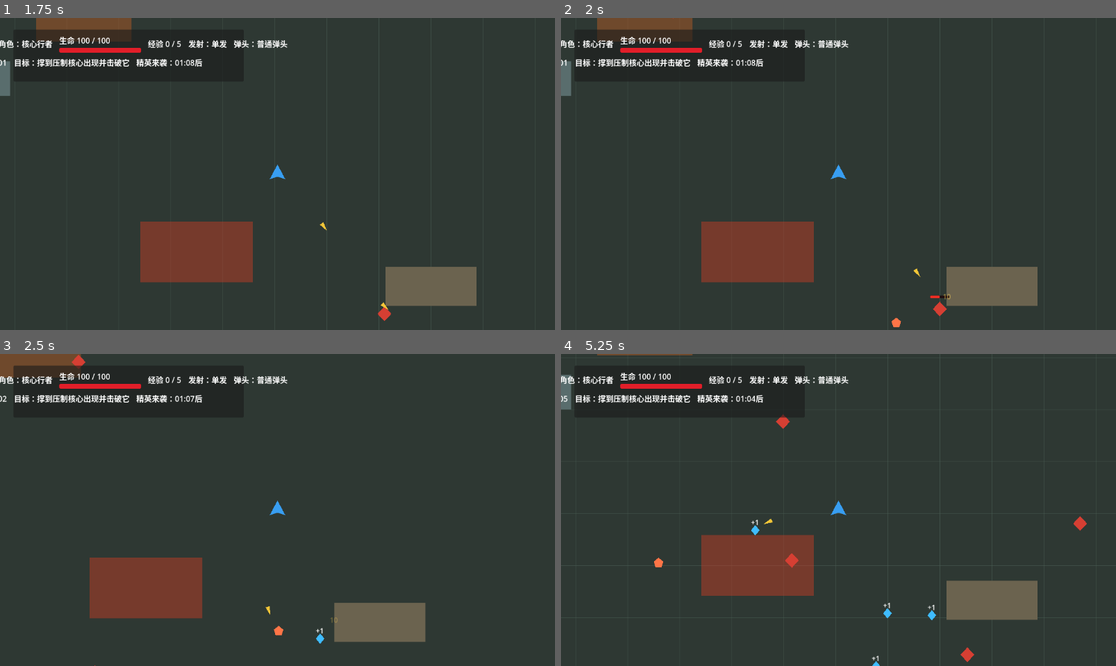
Above: before the commit, frames 1-4 (two rows, left to right).
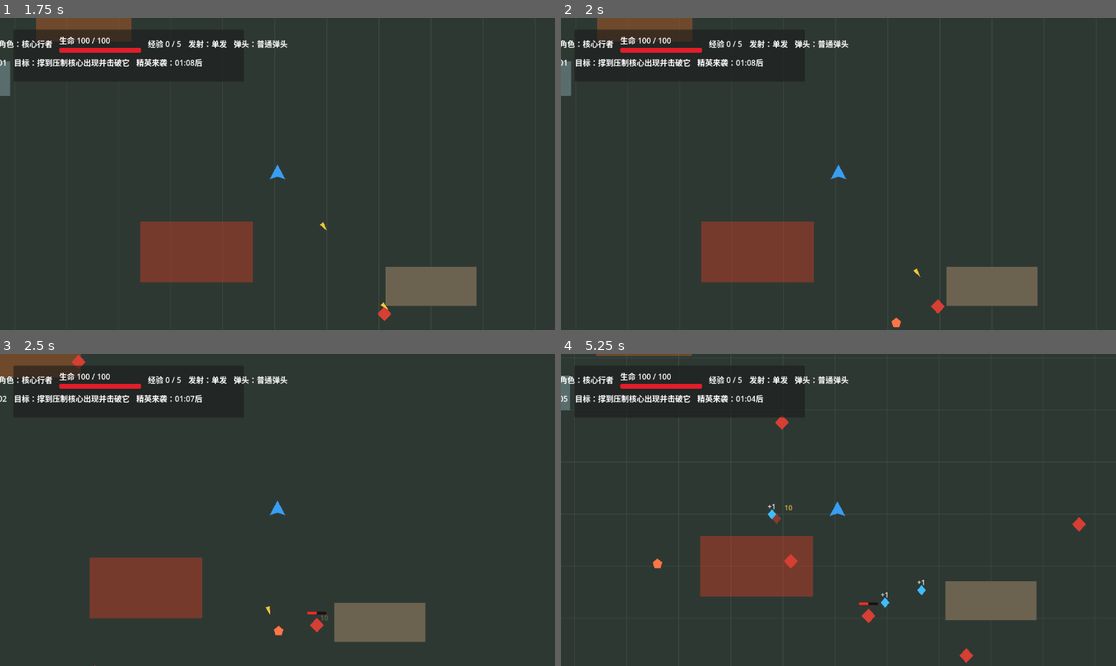
Above: after the commit, the same moments.

Repository: mjjt640/godot-ai
Game: Godot game, scene res://scenes/main/game_root.tscn
Same seed, same stepped clock (60 frames per second), same inputs: the game is played once before the commit and once after it.
Inputs (mouse positions are in pixels of both pictures, inside the frame that each line leads up to):
- Up to frame 1 (1.75 s): tap Enter at 0.5 s; move the mouse to (399, 158) at 0.52 s; hold D (move_right) 0.53-1.25 s; click (399, 158) at 0.67 s; drag from (166, 189) to (194, 252) at 1.27 s
- Up to frame 2 (2 s): no input
- Up to frame 3 (2.5 s): move the mouse to (333, 441) at 2.02 s; hold D (move_right) from 2.03 s (still down)
- Up to frame 4 (5.25 s): release D (move_right) at 2.75 s; drag from (810, 572) to (566, 354) at 2.77 s; move the mouse to (1005, 556) at 3.52 s; hold A (move_left) 3.53-4.25 s; drag from (672, 463) to (932, 637) at 4.27 s; move the mouse to (866, 510) at 5.02 s; hold S (move_down) from 5.03 s (still down); click (866, 510) at 5.17 s

Frame 1 is identical in both runs. In frame 2, less than 0.1% of the frame differs, in the area x 66-71%, y 88-96%; in frame 3, 0.2%; in frame 4, 1.0%, in the area x 0-97%, y 0-100%.

Commit message:
fix: game 优化寻路与弹体碰撞参数

Diff:
--- a/godot project/resources/weapons/base_weapon_data.gd
+++ b/godot project/resources/weapons/base_weapon_data.gd
@@ -10,5 +10,7 @@
 @export var projectile_speed: float = 520.0
 @export var projectile_lifetime: float = 1.6
 @export var projectile_size: float = 1.0
+@export var attack_range: float = 780.0
+@export var can_pierce_world: bool = false
 @export var explosion_damage_mult: float = 0.55
 @export var knockback_strength: float = 120.0
--- a/godot project/resources/weapons/core_bolt.tres
+++ b/godot project/resources/weapons/core_bolt.tres
@@ -12,5 +12,7 @@
 projectile_speed = 520.0
 projectile_lifetime = 1.6
 projectile_size = 1.0
+attack_range = 760.0
+can_pierce_world = false
 explosion_damage_mult = 0.55
 knockback_strength = 120.0
--- a/godot project/scripts/build/module_applier.gd
+++ b/godot project/scripts/build/module_applier.gd
@@ -10,6 +10,8 @@
 		profile.speed = base_weapon.projectile_speed
 		profile.lifetime = base_weapon.projectile_lifetime
 		profile.projectile_size = base_weapon.projectile_size
+		profile.attack_range = base_weapon.attack_range
+		profile.can_pierce_world = base_weapon.can_pierce_world
 		profile.explosion_damage_mult = base_weapon.explosion_damage_mult
 		profile.knockback_strength = base_weapon.knockback_strength
 
@@ -55,7 +57,7 @@
 
 	var attack_speed: float = max(_float_modifier(modifiers, &"attack_speed", 1.0), 0.01)
 	profile.cooldown /= attack_speed
-	profile.attack_range = max(_float_modifier(modifiers, &"attack_range", profile.attack_range), 0.0)
+	profile.attack_range = min(profile.attack_range, max(_float_modifier(modifiers, &"attack_range", profile.attack_range), 0.0))
 	profile.crit_chance = clampf(_float_modifier(modifiers, &"crit_chance", profile.crit_chance), 0.0, 1.0)
 	profile.crit_damage_mult = max(_float_modifier(modifiers, &"crit_damage_mult", profile.crit_damage_mult), 1.0)
 
--- a/godot project/scripts/build/shot_profile.gd
+++ b/godot project/scripts/build/shot_profile.gd
@@ -15,6 +15,7 @@
 var burst_count: int = 1
 var burst_interval: float = 0.08
 var attack_range: float = 780.0
+var can_pierce_world: bool = false
 var crit_chance: float = 0.0
 var crit_damage_mult: float = 1.5
 
@@ -35,6 +36,7 @@
 	copy.burst_count = burst_count
 	copy.burst_interval = burst_interval
 	copy.attack_range = attack_range
+	copy.can_pierce_world = can_pierce_world
 	copy.crit_chance = crit_chance
 	copy.crit_damage_mult = crit_damage_mult
 	return copy
--- a/godot project/scripts/combat/projectile_controller.gd
+++ b/godot project/scripts/combat/projectile_controller.gd
@@ -16,6 +16,7 @@
 var knockback_strength: float = 120.0
 var crit_chance: float = 0.0
 var crit_damage_mult: float = 1.5
+var can_pierce_world: bool = false
 
 var _remaining_pierces: int = 0
 var _age: float = 0.0
@@ -24,7 +25,7 @@
 
 func _ready() -> void:
 	collision_layer = CollisionLayers.PROJECTILE
-	collision_mask = CollisionLayers.ENEMY
+	_refresh_collision_mask()
 	body_entered.connect(_on_body_entered)
 
 
@@ -39,10 +40,12 @@
 	knockback_strength = profile.knockback_strength
 	crit_chance = profile.crit_chance
 	crit_damage_mult = profile.crit_damage_mult
+	can_pierce_world = profile.can_pierce_world
 	_remaining_pierces = pierce_count
 	_is_spent = false
 	scale = Vector2.ONE * profile.projectile_size
 	rotation = direction.angle()
+	_refresh_collision_mask()
 
 
 func _physics_process(delta: float) -> void:
@@ -54,6 +57,9 @@
 
 func _on_body_entered(body: Node) -> void:
 	if _is_spent:
+		return
+	if body is CollisionObject2D and (body as CollisionObject2D).collision_layer & CollisionLayers.WORLD != 0:
+		_hit_world()
 		return
 	if not body.is_in_group("enemies"):
 		return
@@ -68,6 +74,21 @@
 		queue_free()
 
 
+func _hit_world() -> void:
+	if can_pierce_world:
+		return
+	_is_spent = true
+	set_deferred("monitoring", false)
+	set_deferred("monitorable", false)
+	queue_free()
+
+
+func _refresh_collision_mask() -> void:
+	collision_mask = CollisionLayers.ENEMY
+	if not can_pierce_world:
+		collision_mask |= CollisionLayers.WORLD
+
+
 func play_explosion_feedback() -> void:
 	var parent := get_tree().current_scene
 	if parent == null:
--- a/godot project/scripts/dev/project_sanity_check.gd
+++ b/godot project/scripts/dev/project_sanity_check.gd
@@ -32,7 +32,7 @@
 	_check_collision_scene("res://scenes/enemies/enemy_tank.tscn", CollisionLayers.ENEMY, CollisionLayers.WORLD)
 	_check_collision_scene("res://scenes/enemies/enemy_elite_brute.tscn", CollisionLayers.ENEMY, CollisionLayers.WORLD)
 	_check_collision_scene("res://scenes/enemies/enemy_boss_overseer.tscn", CollisionLayers.ENEMY, CollisionLayers.WORLD)
-	_check_collision_scene("res://scenes/weapons/projectile.tscn", CollisionLayers.PROJECTILE, CollisionLayers.ENEMY)
+	_check_collision_scene("res://scenes/weapons/projectile.tscn", CollisionLayers.PROJECTILE, CollisionLayers.ENEMY | CollisionLayers.WORLD)
 	_check_collision_scene("res://scenes/pickups/xp_pickup.tscn", CollisionLayers.PICKUP, CollisionLayers.PLAYER)
 	_check_xp_pickup_magnet_is_player_driven()
 	_check_arena_bounds_scene()
@@ -43,8 +43,10 @@
 	_check_combat_feedback_readability_hooks()
 	_check_projectile_single_target_hit()
 	_check_projectile_explosion_damage_multiplier()
+	_check_projectile_world_collision_rules()
 	_check_enemy_soft_separation()
 	_check_enemy_obstacle_navigation()
+	_check_enemy_obstacle_escape_navigation_hooks()
 	_check_enemy_skill_executor_split()
 	_check_enemy_behavior_executor_split()
 	_check_boss_wide_body_navigation_and_state()
@@ -53,6 +55,7 @@
 	_check_boss_health_bar_ui()
 	_check_enemy_health_bar_rules()
 	_check_enemy_behavior_variants()
+	_check_base_weapon_parameters_apply_to_profile()
 	_check_stat_upgrade_applies_to_profile()
 	_check_character_stats_apply_to_profile()
 	_check_critical_hit_damage()
@@ -344,6 +347,35 @@
 	_remove_instance(projectile)
 
 
+func _check_projectile_world_collision_rules() -> void:
+	var projectile := _instantiate_scene("res://scenes/weapons/projectile.tscn") as ProjectileController
+	if projectile == null:
+		return
+
+	root.add_child(projectile)
+	var profile := ShotProfile.new()
+	profile.can_pierce_world = false
+	projectile.configure(profile, Vector2.RIGHT)
+	_expect((projectile.collision_mask & CollisionLayers.WORLD) != 0, "Projectile should scan WORLD collisions by default")
+	_expect(not projectile.can_pierce_world, "Projectile should default to stopping on world collisions")
+	var world_obstacle := _create_test_world_obstacle(Vector2.ZERO, Vector2(32.0, 32.0))
+	root.add_child(world_obstacle)
+	projectile.call("_on_body_entered", world_obstacle)
+	_expect(projectile.is_queued_for_deletion(), "Non-world-piercing projectile should queue_free after hitting WORLD")
+	_remove_instance(world_obstacle)
+	_remove_instance(projectile)
+
+	var piercing_projectile := _instantiate_scene("res://scenes/weapons/projectile.tscn") as ProjectileController
+	if piercing_projectile == null:
+		return
+	root.add_child(piercing_projectile)
+	var piercing_profile := ShotProfile.new()
+	piercing_profile.can_pierce_world = true
+	piercing_projectile.configure(piercing_profile, Vector2.RIGHT)
+	_expect(piercing_projectile.can_pierce_world, "Projectile should read can_pierce_world from ShotProfile")
+	_expect((piercing_projectile.collision_mask & CollisionLayers.WORLD) == 0, "World-piercing projectile should not scan WORLD collisions")
+	_remove_instance(piercing_projectile)
+
 func _check_enemy_soft_separation() -> void:
 	var player := _instantiate_scene("res://scenes/player/player.tscn") as PlayerController
 	var first_enemy := _instantiate_scene("res://scenes/enemies/enemy_basic.tscn") as EnemyController
@@ -395,6 +427,12 @@
 	_remove_instance(enemy)
 	_remove_instance(player)
 
+
+func _check_enemy_obstacle_escape_navigation_hooks() -> void:
+	var enemy_source := FileAccess.get_file_as_string("res://scripts/game/enemy_controller.gd")
+	_expect(enemy_source.find("_recover_from_slide_collisions") >= 0, "EnemyController should recover when slide collisions show it is stuck on a world obstacle")
+	_expect(enemy_source.find("_get_detour_angle_multiplier") >= 0, "EnemyController should expand detour angle when regular obstacle steering is stuck")
+	_expect(enemy_source.find("_choose_clearer_direction") >= 0, "EnemyController should choose from more than two obstacle detour directions")
 
 func _check_enemy_skill_executor_split() -> void:
 	var base_executor_path := "res://scripts/game/enemy_skill_executor.gd"
@@ -756,6 +794,24 @@
 		_remove_instance(shield_enemy)
 
 
+func _check_base_weapon_parameters_apply_to_profile() -> void:
+	var base_weapon := BaseWeaponData.new()
+	base_weapon.attack_range = 520.0
+	base_weapon.can_pierce_world = true
+	var profile := ModuleApplier.create_shot_profile(base_weapon, {}, {}, {})
+	_expect(is_equal_approx(profile.attack_range, 520.0), "BaseWeaponData attack_range should define the base lock-on range")
+	_expect(profile.can_pierce_world, "BaseWeaponData can_pierce_world should flow into ShotProfile")
+	var character_limited_profile := ModuleApplier.create_shot_profile(base_weapon, {}, {}, {&"attack_range": 480.0})
+	_expect(is_equal_approx(character_limited_profile.attack_range, 480.0), "Character attack_range should cap weapon lock-on range when lower")
+	var character_long_range_profile := ModuleApplier.create_shot_profile(base_weapon, {}, {}, {&"attack_range": 900.0})
+	_expect(is_equal_approx(character_long_range_profile.attack_range, 520.0), "Character attack_range should not erase the weapon base lock-on range when higher")
+
+	var core_bolt := load("res://resources/weapons/core_bolt.tres") as BaseWeaponData
+	_expect(core_bolt != null, "Core bolt weapon should load")
+	if core_bolt != null:
+		_expect(core_bolt.attack_range > 0.0, "Core bolt should configure a finite lock-on range")
+		_expect(not core_bolt.can_pierce_world, "Core bolt should not pierce world obstacles by default")
+
 func _check_stat_upgrade_applies_to_profile() -> void:
 	var build_state := BuildState.new()
 	var base_weapon := BaseWeaponData.new()
@@ -818,6 +874,7 @@
 	var build_state := BuildState.new()
 	var base_weapon := BaseWeaponData.new()
 	base_weapon.cooldown = 0.6
+	base_weapon.attack_range = 900.0
 	build_state.base_weapon_data = base_weapon
 	build_state.default_fire_mode = null
 	build_state.default_payload = null
--- a/godot project/scripts/game/enemy_controller.gd
+++ b/godot project/scripts/game/enemy_controller.gd
@@ -27,6 +27,8 @@
 var _navigation_stuck_time: float = 0.0
 var _detour_direction: int = 0
 var _detour_remaining: float = 0.0
+var _obstacle_escape_remaining: float = 0.0
+var _last_world_collision_normal: Vector2 = Vector2.ZERO
 var _body_probe_radius: float = 0.0
 var _combat_state: CombatState = CombatState.CHASE
 var _combat_state_remaining: float = 0.0
@@ -80,6 +82,7 @@
 	var direction := _get_navigation_direction(delta_to_target, _delta)
 	velocity = direction * _get_move_speed() + _get_separation_velocity() + _knockback_velocity
 	move_and_slide()
+	_recover_from_slide_collisions(direction)
 	_update_navigation_stuck(_delta, direction)
 	_decay_knockback(_delta)
 
@@ -191,6 +194,7 @@
 func move_skill_motion(delta: float, direction: Vector2) -> void:
 	velocity = _skill_motion_velocity + _get_separation_velocity() + _knockback_velocity
 	move_and_slide()
+	_recover_from_slide_collisions(direction)
 	_update_navigation_stuck(delta, direction)
 	_decay_knockback(delta)
 
@@ -225,6 +229,8 @@
 
 	if _detour_remaining > 0.0:
 		_detour_remaining -= delta
+	if _obstacle_escape_remaining > 0.0:
+		_obstacle_escape_remaining -= delta
 
 	var direct_direction := delta_to_target.normalized()
 	var probe_distance := _get_path_probe_distance(delta_to_target.length())
@@ -237,12 +243,12 @@
 		_detour_direction = 0
 		return direct_direction
 
-	if _detour_direction == 0 or _detour_remaining <= 0.0:
+	if _detour_direction == 0 or _detour_remaining <= 0.0 or _obstacle_escape_remaining > 0.0:
 		_detour_direction = _choose_detour_direction(direct_direction, probe_distance)
 		_detour_remaining = enemy_data.get_path_detour_commit_time() if enemy_data != null else 0.42
 
 	var side_angle := enemy_data.get_path_side_probe_angle() if enemy_data != null else 0.9
-	var side_direction := direct_direction.rotated(side_angle * float(_detour_direction))
+	var side_direction := direct_direction.rotated(side_angle * _get_detour_angle_multiplier() * float(_detour_direction))
 	var avoidance_strength := enemy_data.get_path_avoidance_strength() if enemy_data != null else 1.15
 	return (direct_direction + side_direction * avoidance_strength).normalized()
 
@@ -255,13 +261,30 @@
 
 func _choose_detour_direction(direct_direction: Vector2, probe_distance: float) -> int:
 	var side_angle := enemy_data.get_path_side_probe_angle() if enemy_data != null else 0.9
-	var left_direction := direct_direction.rotated(side_angle)
-	var right_direction := direct_direction.rotated(-side_angle)
-	var left_clearance := _get_world_clearance(left_direction, probe_distance)
-	var right_clearance := _get_world_clearance(right_direction, probe_distance)
-	if is_equal_approx(left_clearance, right_clearance):
-		return 1 if int(get_instance_id()) % 2 == 0 else -1
-	return 1 if left_clearance > right_clearance else -1
+	return _choose_clearer_direction(direct_direction, side_angle, probe_distance)
+
+
+func _choose_clearer_direction(direct_direction: Vector2, side_angle: float, probe_distance: float) -> int:
+	var best_direction := 1 if int(get_instance_id()) % 2 == 0 else -1
+	var best_score := -INF
+	var angle_multiplier := _get_detour_angle_multiplier()
+	for side in [-1, 1]:
+		for multiplier in [1.0, angle_multiplier, angle_multiplier + 0.65]:
+			var candidate := direct_direction.rotated(side_angle * multiplier * float(side))
+			var score := _get_world_clearance(candidate, probe_distance)
+			if _last_world_collision_normal != Vector2.ZERO:
+				score += maxf(candidate.dot(_last_world_collision_normal), 0.0) * _get_move_speed() * 0.25
+			if score > best_score:
+				best_score = score
+				best_direction = side
+	return best_direction
+
+
+func _get_detour_angle_multiplier() -> float:
+	var is_stuck := enemy_data != null and _navigation_stuck_time >= enemy_data.get_path_stuck_time()
+	if _obstacle_escape_remaining > 0.0 or is_stuck:
+		return 1.75
+	return 1.0
 
 
 func _has_clear_target_line(delta_to_target: Vector2) -> bool:
@@ -349,6 +372,30 @@
 	_last_navigation_position = global_position
 
 
+func _recover_from_slide_collisions(direction: Vector2) -> void:
+	if direction == Vector2.ZERO:
+		return
+
+	for index in range(get_slide_collision_count()):
+		var collision := get_slide_collision(index)
+		if collision == null:
+			continue
+		var collider := collision.get_collider()
+		if not collider is CollisionObject2D:
+			continue
+		var collision_object := collider as CollisionObject2D
+		if collision_object.collision_layer & CollisionLayers.WORLD == 0:
+			continue
+
+		_last_world_collision_normal = collision.get_normal()
+		_obstacle_escape_remaining = maxf(_obstacle_escape_remaining, 0.28)
+		var normal_side := signf(_last_world_collision_normal.cross(direction))
+		if not is_zero_approx(normal_side):
+			_detour_direction = int(normal_side)
+			_detour_remaining = enemy_data.get_path_detour_commit_time() if enemy_data != null else 0.42
+		return
+
+
 func _update_behavior_executors(delta_to_target: Vector2, delta: float) -> void:
 	if enemy_data == null:
 		return
